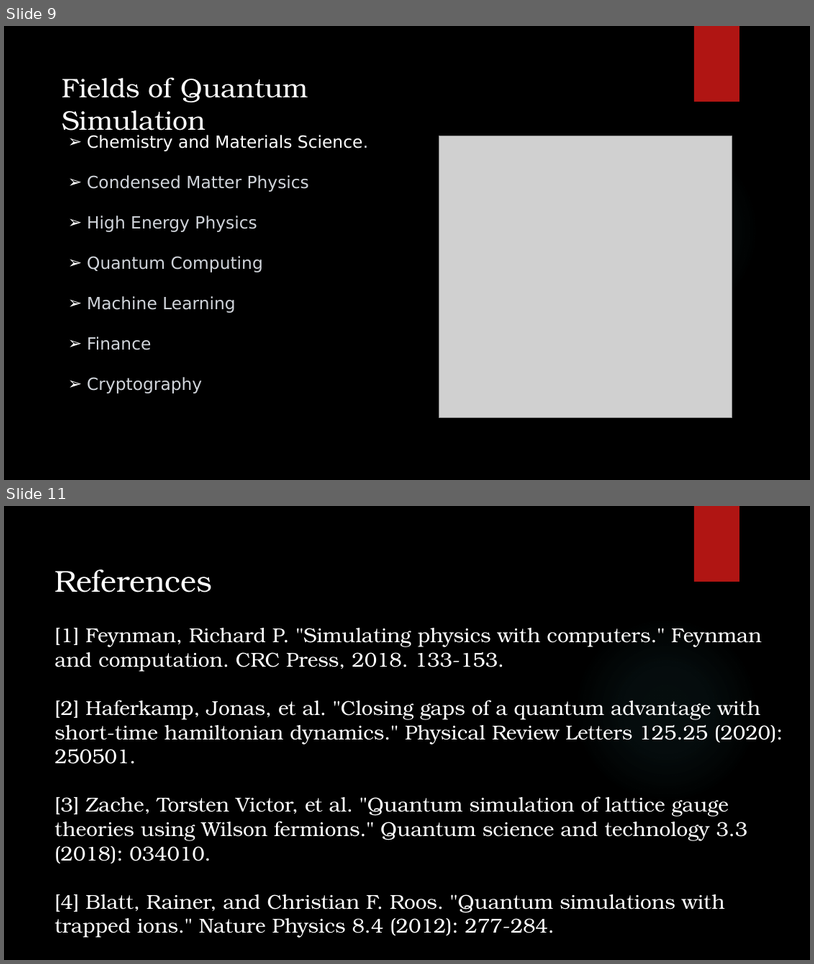
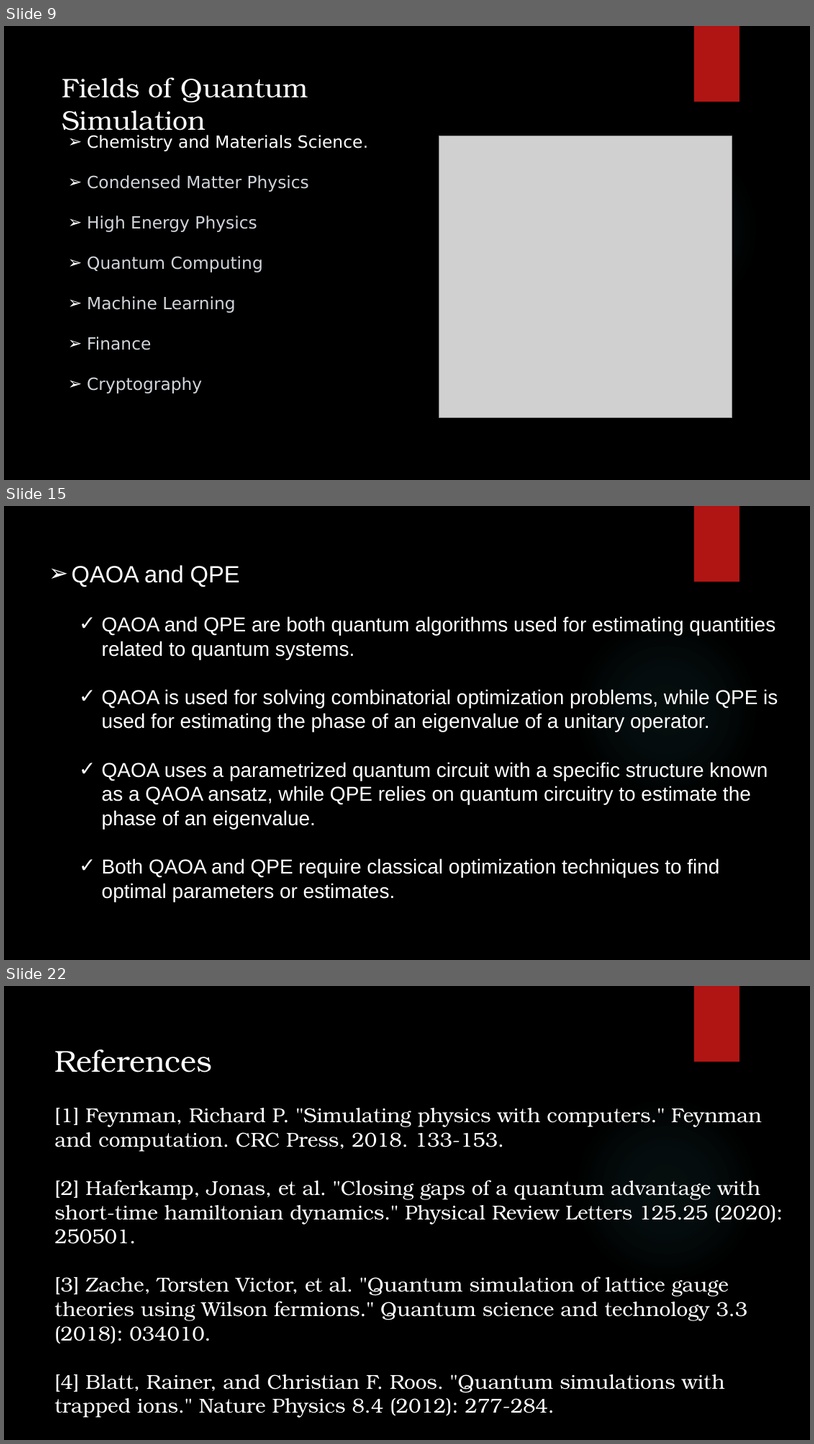
Before and after one commit to akash-rajak/Quantum-Simulation, a slide deck: Final PPT.pptx. Shown one above the other, each under a label of ours: slides 9 and 11 before the commit, slides 9, 15 and 22 after it; the slides between them are not shown. The pictures are 814x964 and 814x1444 pixels, drawn with LibreOffice and Linux fonts; fonts in the diff are those of the drawing; grey boxes stand for pictures; background and template pictures are left out. Boxes give left, top, right and bottom in pixels: in the first picture for what was removed or moved away, otherwise in the second. Text is boxed around its words. In the diff, an @@ line names an element or a change of style, - is before the commit and + after.

```diff
--- a/Final PPT.pptx
+++ b/Final PPT.pptx
@@ slide 15 added at (x1=4, y1=506, x2=810, y2=960), background picture (left out); not listed: 2 template elements that a slide beside it also shows @@
@@ text added at (x1=72, y1=565, x2=778, y2=901), 24 pt, text #FFFFFF @@
+➢ QAOA and QPE
+  ✓ QAOA and QPE are both quantum algorithms used for estimating quantities related to quantum systems.
+  ✓ QAOA is used for solving combinatorial optimization problems, while QPE is used for estimating the phase of an eigenvalue of a unitary operator.
+  ✓ QAOA uses a parametrized quantum circuit with a specific structure known as a QAOA ansatz, while QPE relies on quantum circuitry to estimate the phase of an eigenvalue.
+  ✓ Both QAOA and QPE require classical optimization techniques to find optimal parameters or estimates.
@@ what was slide 11 is now slide 22 @@
```
Also in this commit, not shown: 10 other slides added, 10 other files.
